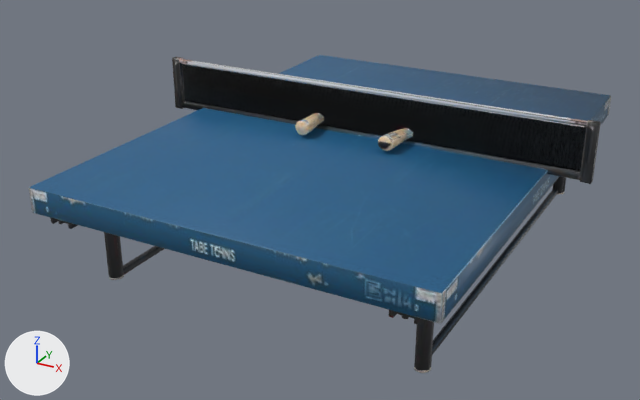
What one commit did to the glTF model game/public/assets/models/office-ping-pong-table.glb.
The view is the same before and after, from a 50 mm camera at (1.95, -4.0, 2.13) aimed at (-0.13, -0.21, 0.24). The lights are fixed; the arrows at lower left show +X, +Y and +Z. The first picture is the older version. Vertices at exactly the same position are counted once.

Before the edit, the objects in view are built like this:
```python
me_ping_pong_table = bpy.data.meshes.new('ping-pong-table')
me_ping_pong_table.from_pydata(...)  # 1583 vertices, 2979 faces; spans x -1.21..1.21, y -1.37..1.37, z 0.0..0.83
me_ping_pong_table.materials.append(mat_office_ping_pong_table)
ob_ping_pong_table = bpy.data.objects.new('ping-pong-table', me_ping_pong_table)
ob_ping_pong_table.location = (0.0, 0.0, 0.0)
```
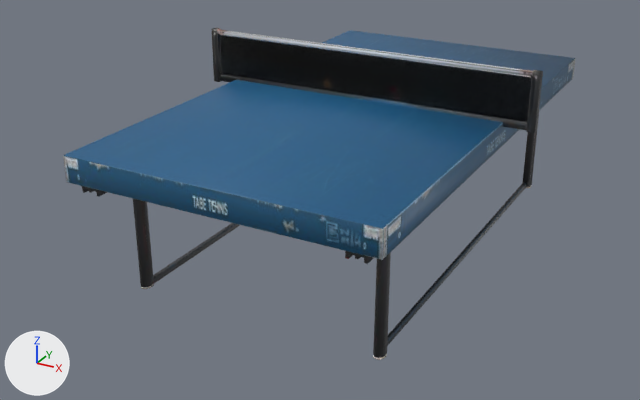
Patch to the scene script:
```diff
--- a/game/public/assets/models/office-ping-pong-table.glb.py
+++ b/game/public/assets/models/office-ping-pong-table.glb.py
@@ me_ping_pong_table @@
 # used by ob_ping_pong_table; location = (0.0, 0.0, 0.0)
-me_ping_pong_table.from_pydata(...)  # 1583 vertices, 2979 faces; spans x -1.21..1.21, y -1.37..1.37, z 0.0..0.83
+me_ping_pong_table.from_pydata(...)  # 830 vertices, 1479 faces; spans x -0.92..0.92, y -1.37..1.37, z 0.0..1.03
+# me_ping_pong_table part 1: the loose piece of 125 vertices spanning x 0.79..0.86, y -1.1..-1.03, z 0.0..0.41 is scaled about the mesh origin by (0.762, 1, 1.5)
+# me_ping_pong_table part 2: the loose piece of 125 vertices spanning x -0.86..-0.79, y -1.1..-1.03, z 0.0..0.41 is scaled about the mesh origin by (0.762, 1, 1.5)
+# me_ping_pong_table part 3: the loose piece of 131 vertices spanning x -1.21..1.21, y -0.02..0.02, z 0.53..0.83 is scaled about its middle by (0.763, 1, 1), then moved by (0.0, 0.0, 0.2)
+# me_ping_pong_table part 4: the loose piece of 125 vertices spanning x 0.79..0.86, y 1.02..1.09, z 0.0..0.41 is scaled about the mesh origin by (0.762, 1, 1.5)
+# me_ping_pong_table part 5: the loose piece of 37 vertices spanning x -0.84..-0.8, y -1.05..1.04, z 0.0..0.04 is moved by (0.19, 0.0, 0.0)
+# me_ping_pong_table part 6: the loose piece of 46 vertices spanning x -0.93..-0.8, y -1.35..1.35, z 0.39..0.44 is scaled about its middle by (0.762, 1, 1), then moved by (0.21, 0.0, 0.2)
+# me_ping_pong_table part 7: the loose piece of 44 vertices spanning x 0.78..0.91, y -1.35..1.35, z 0.39..0.44 is scaled about its middle by (0.763, 1, 1), then moved by (-0.2, 0.0, 0.2)
+# me_ping_pong_table part 8: the loose piece of 24 vertices spanning x -1.01..1.0, y -1.37..1.37, z 0.43..0.56 is scaled about its middle by (0.762, 1, 1), then moved by (0.0, 0.0, 0.2)
+# me_ping_pong_table part 9: the loose piece of 40 vertices spanning x 0.8..0.83, y -1.05..1.04, z 0.0..0.04 is moved by (-0.19, 0.0, 0.0)
+# me_ping_pong_table part 10: the loose piece of 5 vertices spanning x -1.16..1.15, y -0.01..0.0, z 0.57..0.8 is scaled about its middle by (0.763, 1, 1), then moved by (0.0, 0.0, 0.2)
+# me_ping_pong_table part 11: the loose piece of 377 vertices spanning x -0.52..-0.08, y -0.21..0.6, z 0.56..0.66 is deleted
+# me_ping_pong_table part 12: the loose piece of 376 vertices spanning x 0.04..0.5, y -0.21..0.6, z 0.56..0.66 is deleted
+# other edits to the shape of me_ping_pong_table do not show in these pictures
 me_ping_pong_table.materials.append(mat_office_ping_pong_table)
```

Changed parts and their boxes [x1, y1, x2, y2] in the pictures (640 x 400 px; the box of a moved part takes in the faces that stretch with it):
'ping-pong-table', reshaped (12% narrower)
    before: [29, 55, 611, 373]
    after: [63, 28, 575, 360]
part 1 of me_ping_pong_table, moved or reshaped
    before: [414, 319, 434, 373]
    after: [373, 252, 391, 360]
part 2 of me_ping_pong_table, moved or reshaped
    before: [104, 232, 124, 280]
    after: [133, 199, 154, 289]
part 3 of me_ping_pong_table, moved or reshaped
    before: [172, 57, 601, 184]
    after: [212, 28, 543, 134]
part 4 of me_ping_pong_table, moved or reshaped
    before: [552, 177, 566, 194]
    after: [522, 116, 539, 188]
part 5 of me_ping_pong_table, moved or reshaped
    before: [123, 246, 164, 275]
    after: [152, 223, 240, 285]
part 6 of me_ping_pong_table, moved or reshaped
    before: [50, 218, 78, 229]
    after: [82, 186, 107, 197]
part 7 of me_ping_pong_table, moved or reshaped
    before: [389, 310, 423, 325]
    after: [345, 251, 373, 264]
part 8 of me_ping_pong_table, moved or reshaped
    before: [29, 55, 611, 324]
    after: [63, 30, 575, 260]
part 9 of me_ping_pong_table, moved or reshaped
    before: [432, 188, 558, 355]
    after: [387, 182, 526, 346]
part 10 of me_ping_pong_table, moved or reshaped
    before: [182, 64, 585, 171]
    after: [220, 35, 531, 122]
part 11 of me_ping_pong_table, deleted
    before: [295, 113, 324, 135]
part 12 of me_ping_pong_table, deleted
    before: [378, 128, 413, 151]
